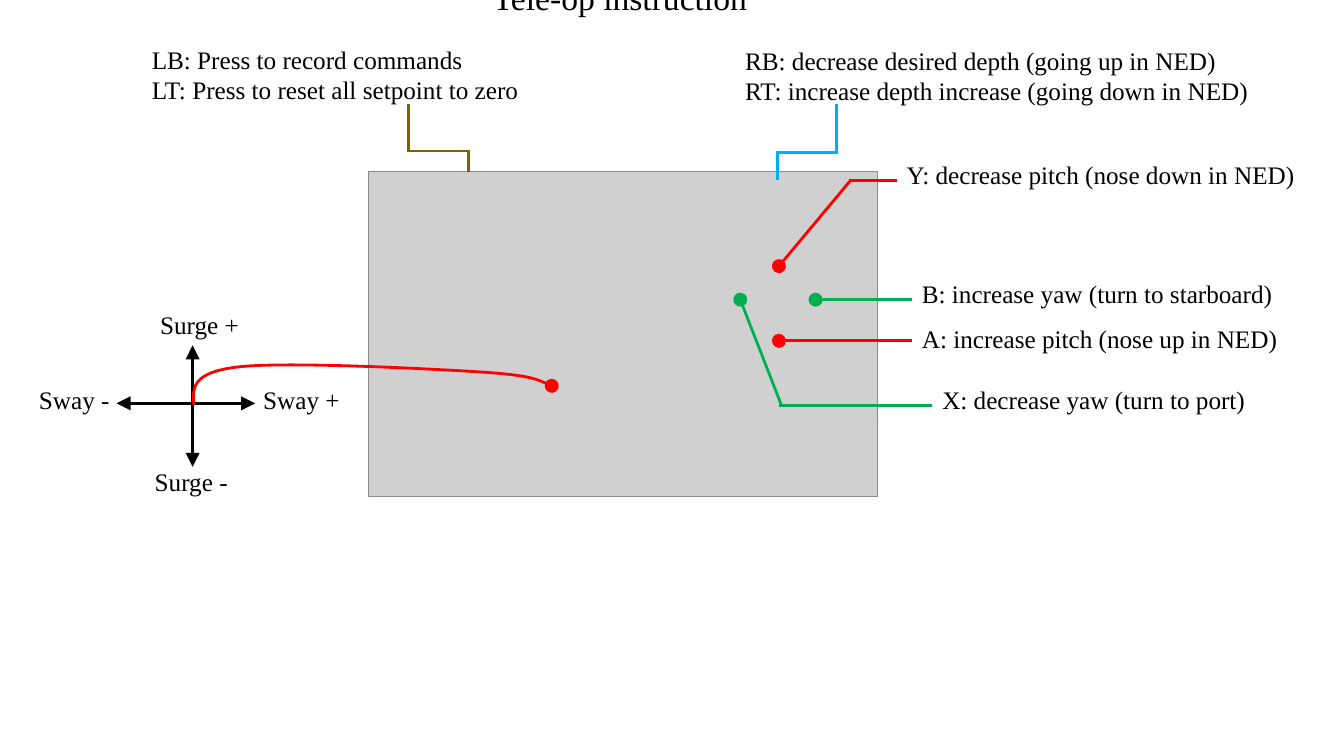
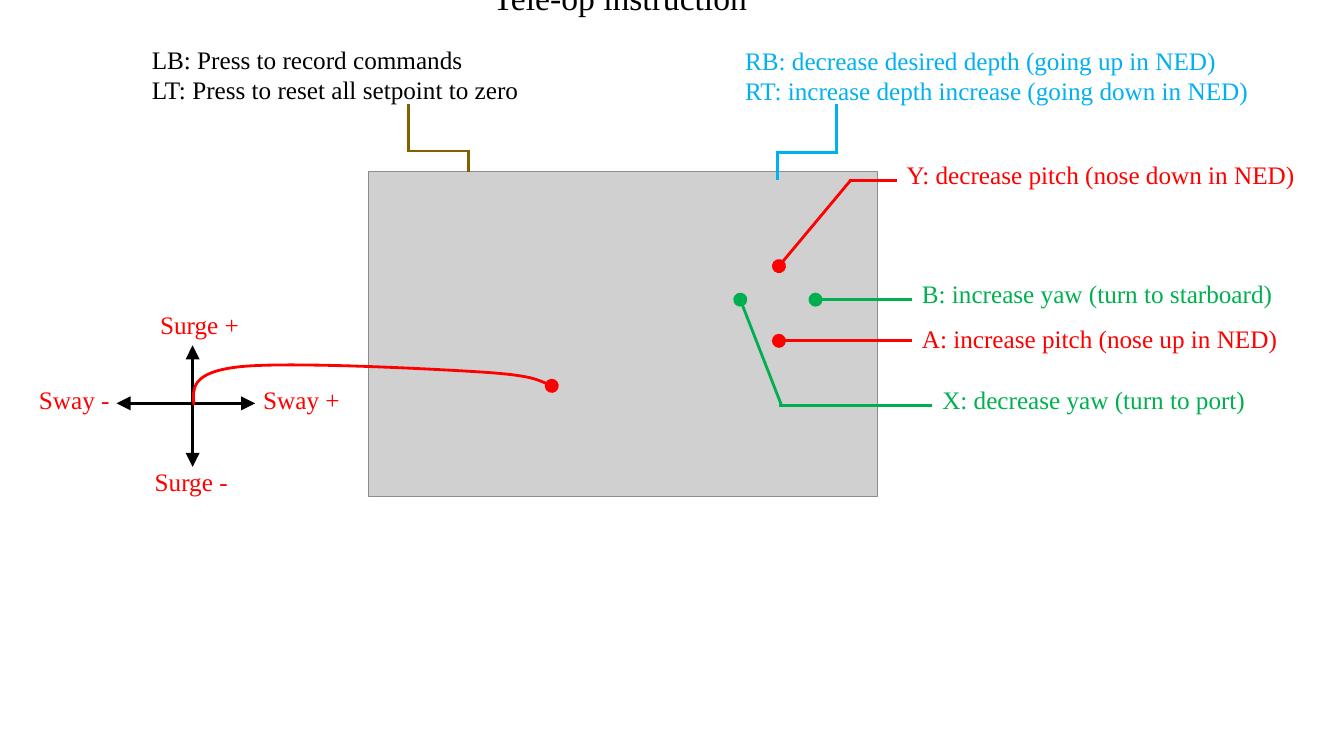
Before and after one commit to GSO-soslab/sosl_auv_manual, a slide deck: slide 1 of pictures/pic.pptx. Drawn at 1344x756 pixels with LibreOffice and Linux fonts; fonts in the diff are those of the drawing; grey boxes stand for pictures. Boxes give left, top, right and bottom in pixels: in the first picture for what was removed or moved away, otherwise in the second. Text is boxed around its words. In the diff, an @@ line names an element or a change of style, - is before the commit and + after.

```diff
--- a/pictures/pic.pptx
+++ b/pictures/pic.pptx
@@ text "RB: decrease desired depth (going ..." at [745,52,1248,106]: text colour #000000 to #00B0F0 @@
@@ text "B: increase yaw (turn to ..." at [922,285,1272,309]: text colour #000000 to #00B050 @@
@@ text colour #000000 to #FF0000 in 6 elements at [907,166,1294,190], [922,330,1277,354], [160,317,218,340], [155,474,213,497], [263,392,319,415], [39,392,95,415] @@
@@ text "X: decrease yaw (turn to ..." at [942,391,1245,415]: text colour #000000 to #00B050 @@
```
Also in this commit, not shown: 1 other file.
